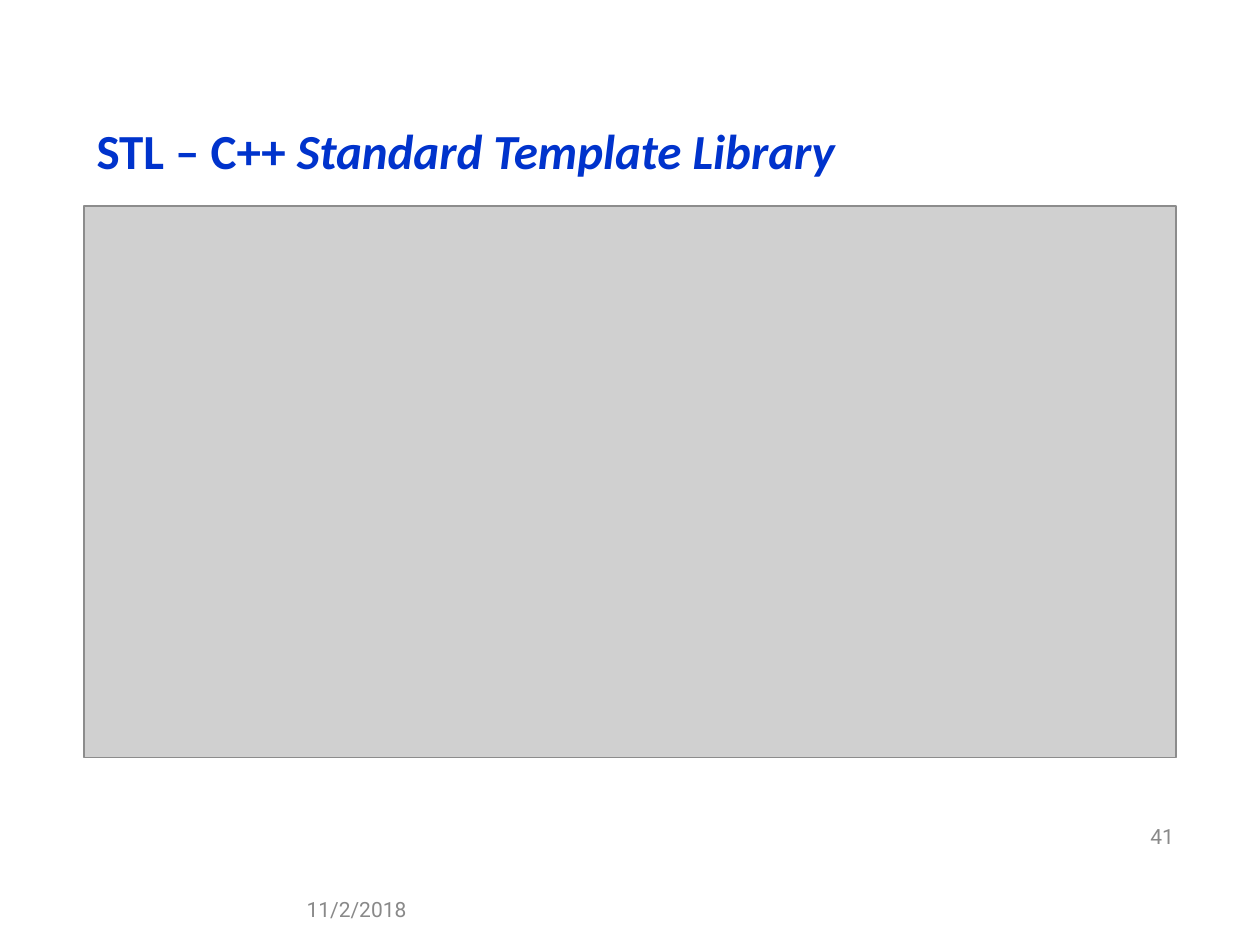
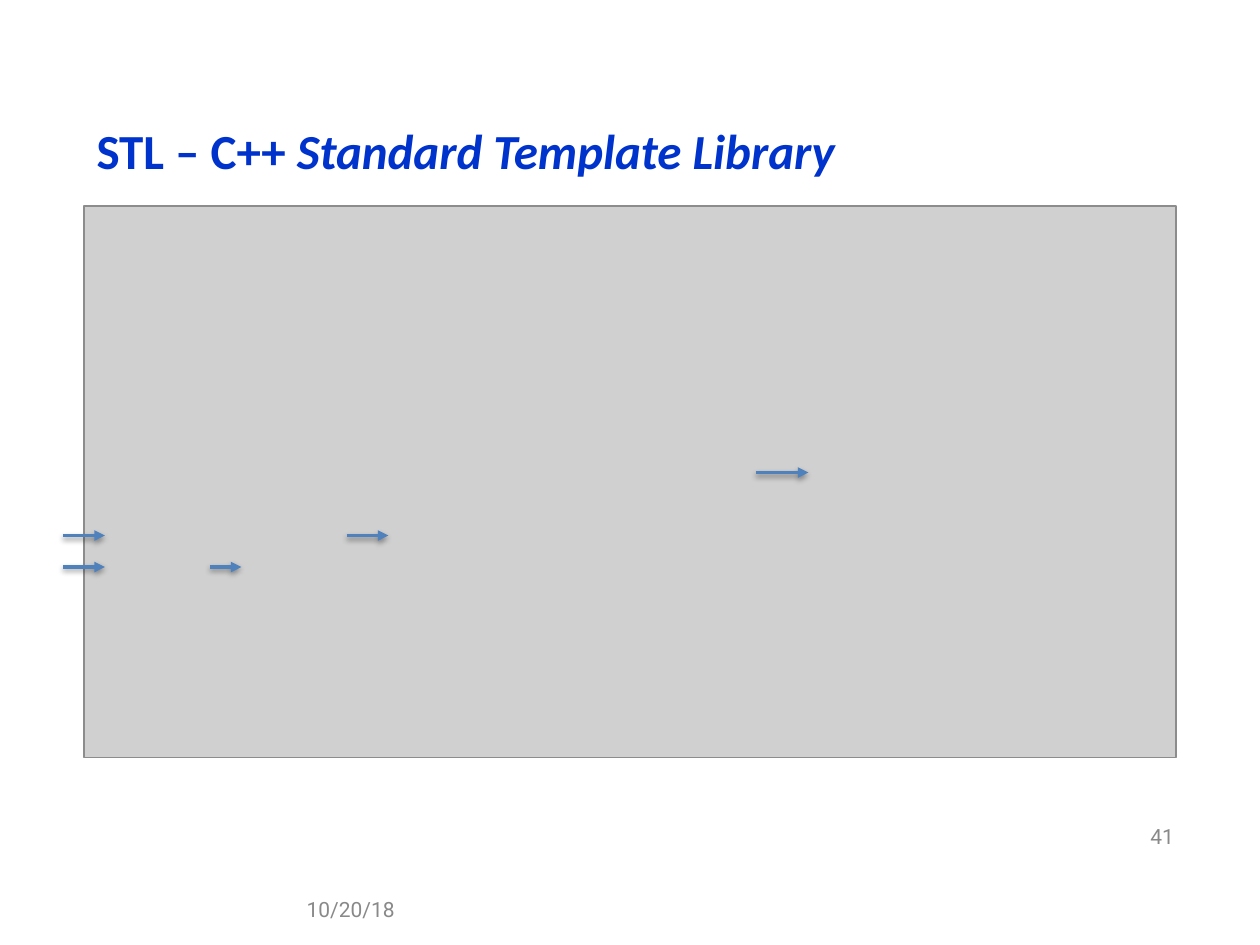
Before and after one commit to gabywang/FRE6883, a slide deck: slide 41 of Slides/Part 2-Financial Applications Using Data Structures, Templates and Design Patterns.pptx. Drawn at 1260x945 pixels with LibreOffice and Linux fonts; fonts in the diff are those of the drawing; grey boxes stand for pictures; background and template pictures are left out. Boxes give left, top, right and bottom in pixels: in the first picture for what was removed or moved away, otherwise in the second. Text is boxed around its words. In the diff, an @@ line names an element or a change of style, - is before the commit and + after.

```diff
--- a/Slides/Part 2-Financial Applications Using Data Structures, Templates and Design Patterns.pptx
+++ b/Slides/Part 2-Financial Applications Using Data Structures, Templates and Design Patterns.pptx
@@ arrow added from (756, 472) to (809, 472), #4F81BD 2 pt @@
@@ arrow added from (63, 536) to (105, 536), #4F81BD 2 pt @@
@@ arrow added from (346, 536) to (388, 536), #4F81BD 2 pt @@
@@ arrow added from (63, 567) to (105, 567), #4F81BD 2 pt @@
@@ arrow added from (210, 567) to (242, 567), #4F81BD 2 pt @@
@@ text at (307, 902, 395, 918): text changed @@
-11/2/2018
+10/20/18
```
Also in this commit, not shown: 57 other slides changed.
